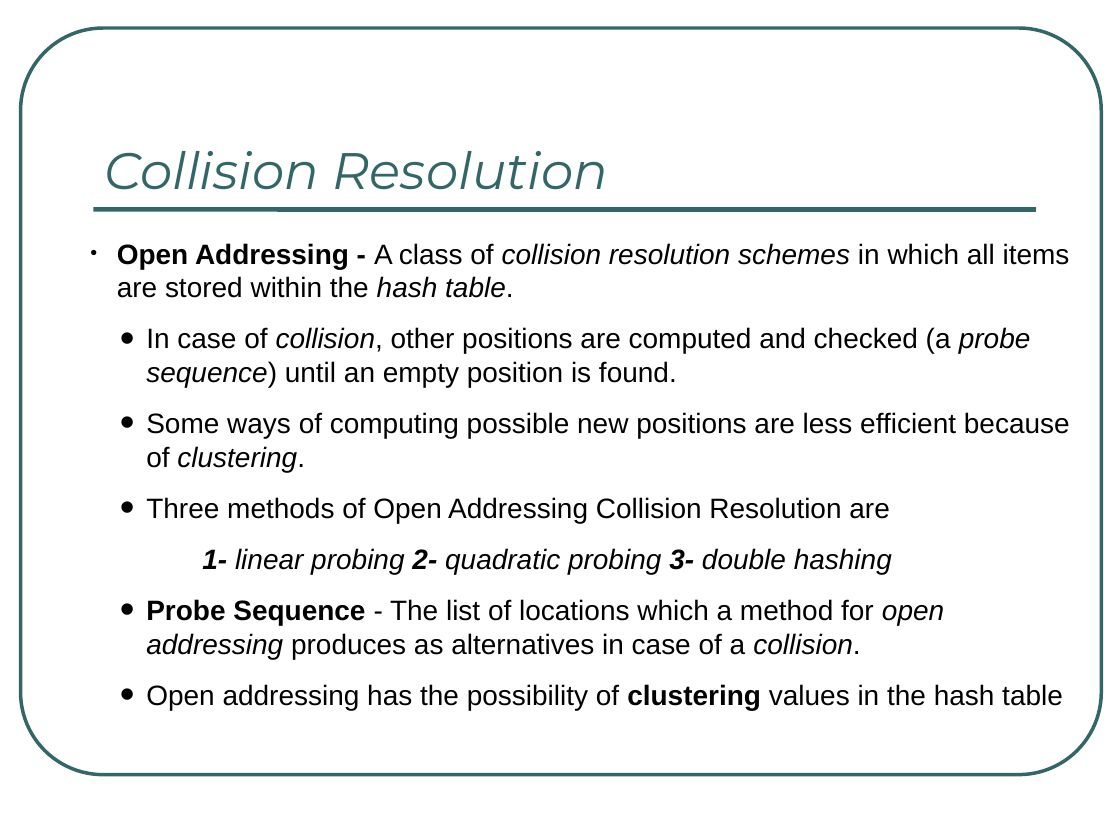
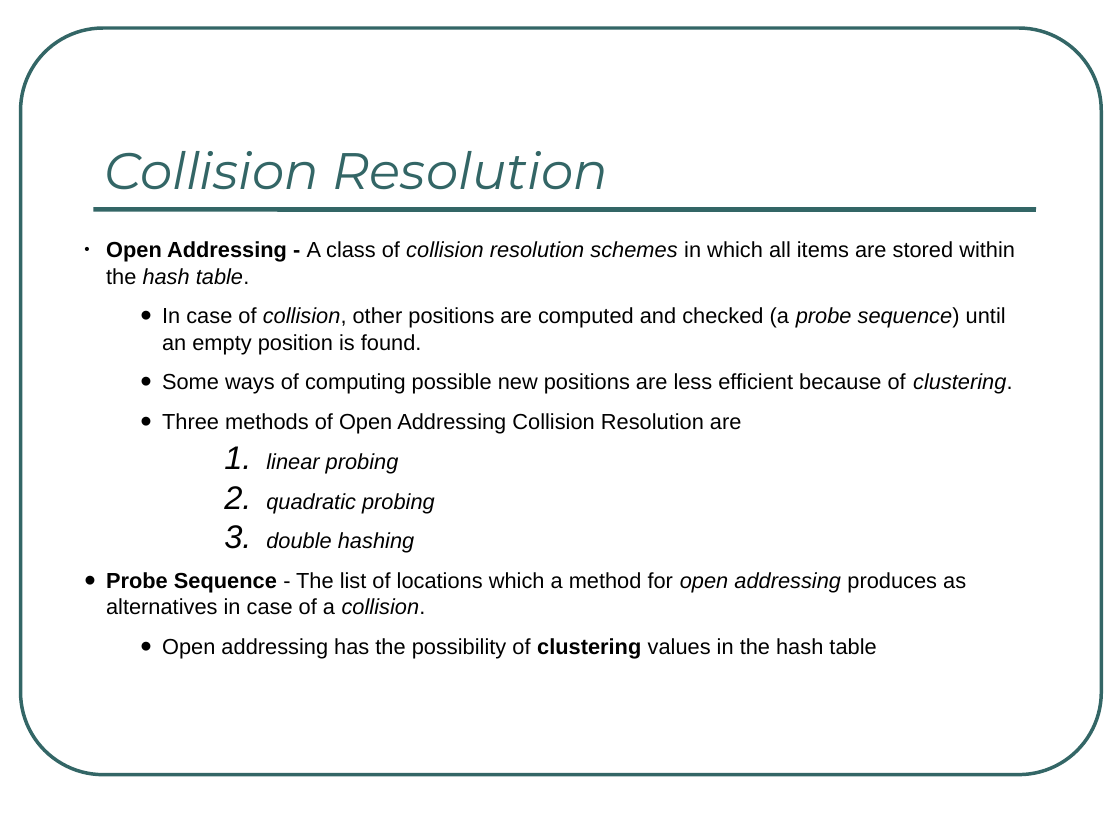
Before and after one commit to rugbyprof/3013-Algorithms, a slide deck: slide 17 of Lectures/L09/Hashing.ppt. Drawn at 1120x840 pixels with LibreOffice and Linux fonts; fonts in the diff are those of the drawing. Boxes give left, top, right and bottom in pixels: in the first picture for what was removed or moved away, otherwise in the second. Text is boxed around its words. In the diff, an @@ line names an element or a change of style, - is before the commit and + after.

```diff
--- a/Lectures/L09/Hashing.ppt
+++ b/Lectures/L09/Hashing.ppt
@@ text "Open Addressing - A class ...": place and size @@
-text "Open Addressing - A class ..." at bbox=[117, 243, 1070, 710]
+text "Open Addressing - A class ..." at bbox=[106, 241, 1015, 659]
@@ text at bbox=[106, 241, 1015, 659]: size 18 to 14 pt; indent changed; less space between paragraphs; list level 2 to 3 in "In case of collision, other ..."; list level 2 to 3 in "Some ways of computing possible ..."; list level 2 to 3 in "Three methods of Open Addressing ..."; list level 2 to 3 in "Open addressing has the possibility ..." @@
@@ text at bbox=[266, 453, 435, 553]: text changed; size 18 to 14 pt @@
-    1- linear probing 2- quadratic probing 3- double hashing
+        1. linear probing
+        2. quadratic probing
+        3. double hashing
```
Also in this commit, not shown: 20 other slides changed.
